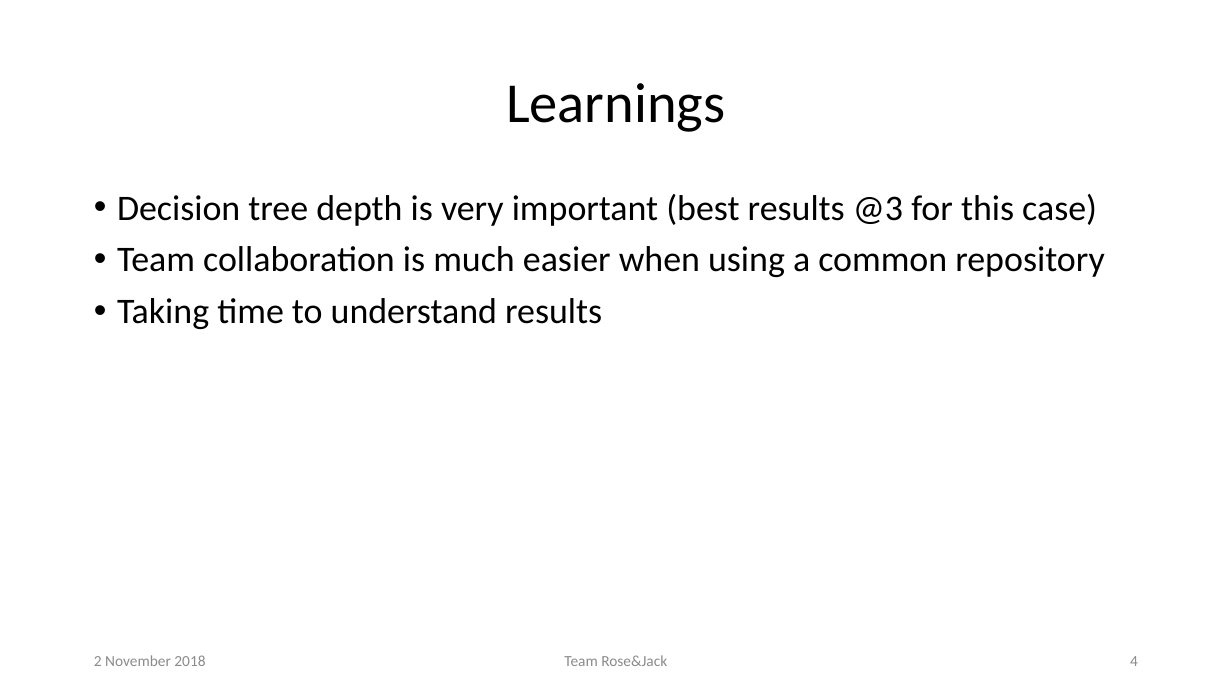
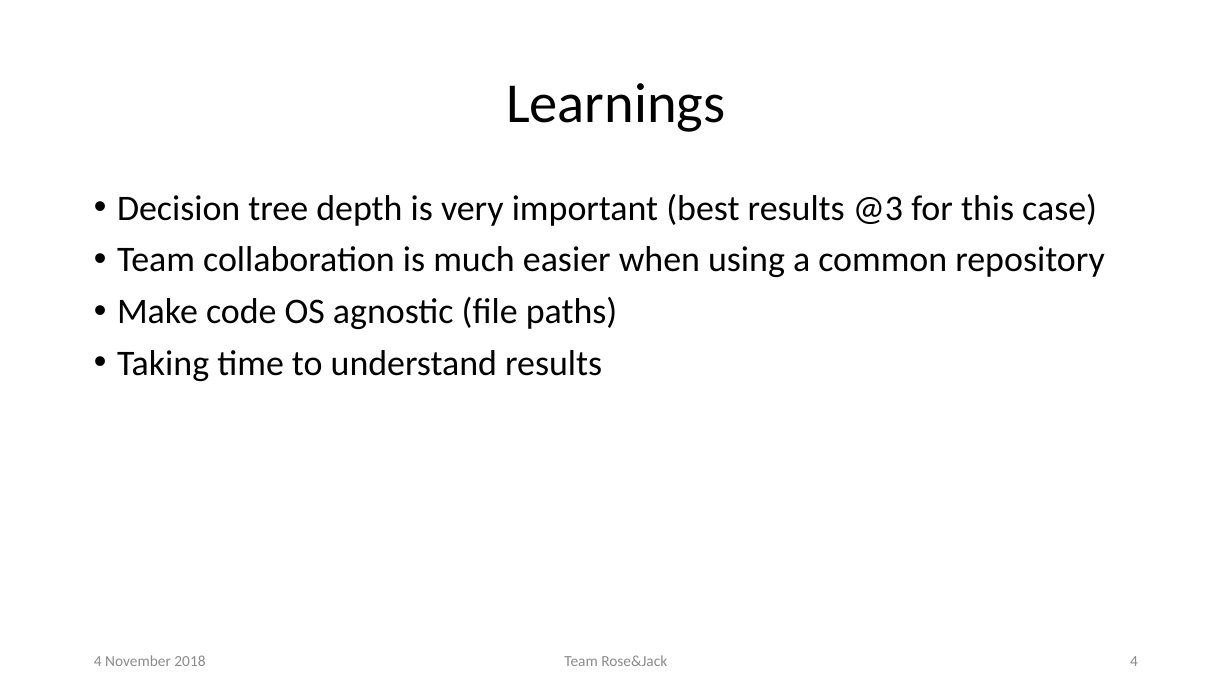
Before and after one commit to nojetlag/CASINFE2018, a slide deck: slide 4 of Titanic/presentation/CASINFE2018 Presentation Team Rose and Jack.pptx. Drawn at 1232x693 pixels with LibreOffice and Linux fonts; fonts in the diff are those of the drawing. Boxes give left, top, right and bottom in pixels: in the first picture for what was removed or moved away, otherwise in the second. Text is boxed around its words. In the diff, an @@ line names an element or a change of style, - is before the commit and + after.

```diff
--- a/Titanic/presentation/CASINFE2018 Presentation Team Rose and Jack.pptx
+++ b/Titanic/presentation/CASINFE2018 Presentation Team Rose and Jack.pptx
@@ text at [117,297,617,329]: paragraph added @@
+• Make code OS agnostic (file paths)
@@ text at [94,655,205,666]: text changed @@
-2 November 2018
+4 November 2018
```
Also in this commit, not shown: 2 other slides changed.
